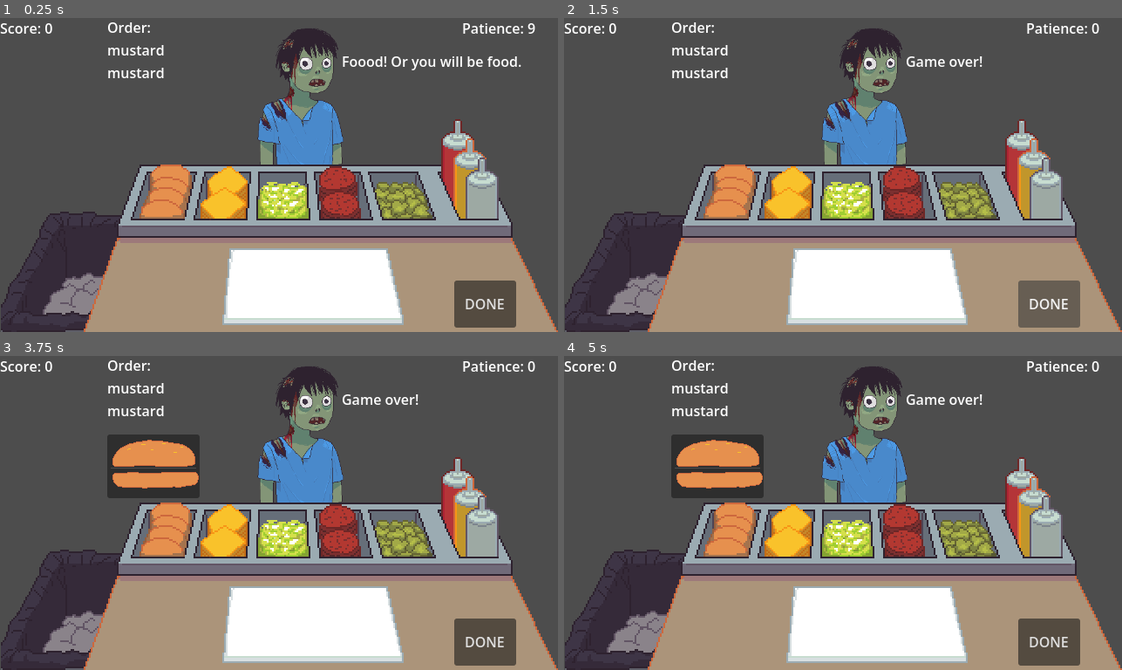
Above: before the commit, frames 1-4 (two rows, left to right).
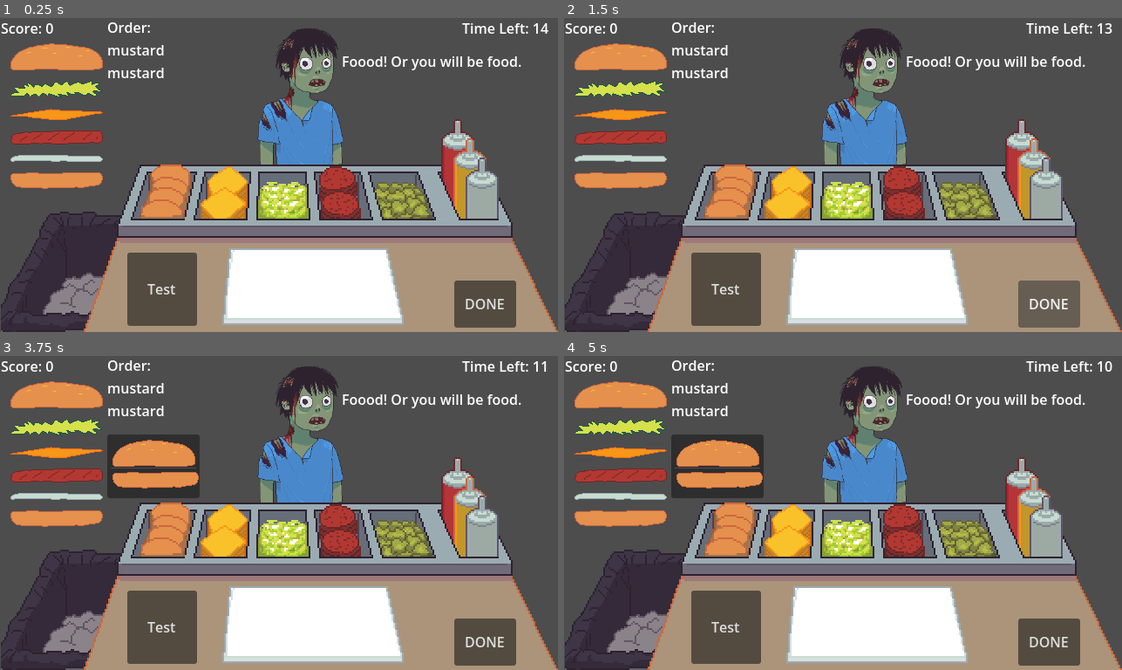
Above: after the commit, the same moments.

Repository: sanghunjlee/gameoff-2026
Game: Godot game, scene res://game/scenes/main.tscn
The game is run twice, just before and just after one commit, with the same random seed, the same clock (stepped at 60 frames per second) and the same inputs.
Inputs (mouse positions are in pixels of both pictures, inside the frame that each line leads up to):
- Up to frame 1 (0.25 s): no input
- Up to frame 2 (1.5 s): click (725, 288) at 0.5 s, where only the run after the commit has a clickable "Test"; click "DONE" at 1.25 s
- Up to frame 3 (3.75 s): click "DONE" at 2 s; click (66, 610) at 2.75 s; click (167, 528) at 3.5 s
- Up to frame 4 (5 s): click (787, 531) at 4.25 s

The runs differ from the first frame. In frame 1, 7.1% of the frame differs, in the area x 0-99%, y 1-99%; in frame 2, 7.7%; in frame 3, 7.6%; in frame 4, 7.7%.

Commit message:
Started Order List and Assembly
+ changed patience from process to a timer node instead
+ added an order list for ingredients (may need to add an ingredient resource for better management)
+ added not yet functioning burger assembly

Diff:
--- /dev/null
+++ b/burger_assembly.gd
@@ -0,0 +1,72 @@
+extends Control
+
+signal assemble_item(item)
+
+enum ItemType {
+    TOP_BUN,
+    BOTTOM_BUN,
+    CHEESE,
+    LETTUCE,
+    PATTY,
+    PICKLE,
+    KETCHUP,
+    MUSTARD,
+    MAYO,
+}
+
+@onready var top_bun: TextureRect = $TopBun
+@onready var bottom_bun: TextureRect = $BottomBun
+@onready var cheese: TextureRect = $Cheese
+@onready var lettuce: TextureRect = $Lettuce
+@onready var patty: TextureRect = $Patty
+@onready var pickle: TextureRect = $Pickle
+@onready var ketchup: TextureRect = $Ketchup
+@onready var mustard: TextureRect = $Mustard
+@onready var mayo: TextureRect = $Mayo
+
+# Called when the node enters the scene tree for the first time.
+func _ready() -> void:
+    hide_all_items()
+    # Global.current_item = 0
+    # show_ingredient(Global.current_item)
+
+
+# Called every frame. 'delta' is the elapsed time since the previous frame.
+func _process(delta: float) -> void:
+    pass
+
+func hide_all_items() -> void:
+    top_bun.visible = false
+    bottom_bun.visible = false
+    cheese.visible = false
+    lettuce.visible = false
+    patty.visible = false
+    pickle.visible = false
+    ketchup.visible = false
+    mustard.visible = false
+    mayo.visible = false
+
+func show_ingredient(current_item: int) -> void:
+    hide_all_items()
+    # print(ItemType.TOP_BUN)
+    match current_item:
+        ItemType.TOP_BUN:
+            top_bun.visible = true
+        ItemType.BOTTOM_BUN:
+            bottom_bun.visible = true
+        ItemType.CHEESE:
+            cheese.visible = true
+        ItemType.LETTUCE:
+            lettuce.visible = true
+        ItemType.PATTY:
+            patty.visible = true
+        ItemType.PICKLE:
+            pickle.visible = true
+        ItemType.KETCHUP:
+            ketchup.visible = true
+        ItemType.MUSTARD:
+            mustard.visible = true
+        ItemType.MAYO:
+            mayo.visible = true
+        _:
+            pass
--- /dev/null
+++ b/game/scenes/burger_assembly.tscn
@@ -0,0 +1,82 @@
+[gd_scene format=3 uid="uid://sdb0wmbu0k0e"]
+
+[ext_resource type="Script" uid="uid://du0gjwpfjyrq2" path="res://burger_assembly.gd" id="1_xpgea"]
+[ext_resource type="Texture2D" uid="uid://b2boifoghqgvd" path="res://game/assets/burger-ingredients/bun-bottom.png" id="2_rsoul"]
+[ext_resource type="Texture2D" uid="uid://bkm48n27cv08m" path="res://game/assets/burger-ingredients/patty.png" id="3_62dhn"]
+[ext_resource type="Texture2D" uid="uid://cxrin858subr6" path="res://game/assets/burger-ingredients/cheese.png" id="4_xte6h"]
+[ext_resource type="Texture2D" uid="uid://fqi7mxb3jrpq" path="res://game/assets/burger-ingredients/lettuce.png" id="5_neo0w"]
+[ext_resource type="Texture2D" uid="uid://b3yvarfa1hahm" path="res://game/assets/burger-ingredients/pickles.png" id="6_qua2t"]
+[ext_resource type="Texture2D" uid="uid://dwj2xpsdy5jit" path="res://game/assets/burger-ingredients/mayo.png" id="7_gjs03"]
+[ext_resource type="Texture2D" uid="uid://c4swlvf4qyloo" path="res://game/assets/burger-ingredients/mustard.png" id="8_3sq87"]
+[ext_resource type="Texture2D" uid="uid://ddt38edjhtngf" path="res://game/assets/burger-ingredients/ketchup.png" id="9_xgv4a"]
+[ext_resource type="Texture2D" uid="uid://b826rrml6l0ua" path="res://game/assets/burger-ingredients/bun-top.png" id="10_d5hx0"]
+
+[node name="BurgerAssembly" type="Control" unique_id=1178385274]
+layout_mode = 3
+anchors_preset = 15
+anchor_right = 1.0
+anchor_bottom = 1.0
+grow_horizontal = 2
+grow_vertical = 2
+script = ExtResource("1_xpgea")
+
+[node name="BottomBun" type="TextureRect" parent="." unique_id=1260052170]
+layout_mode = 0
+offset_right = 44.0
+offset_bottom = 32.0
+texture = ExtResource("2_rsoul")
+stretch_mode = 2
+
+[node name="Patty" type="TextureRect" parent="." unique_id=1307660833]
+layout_mode = 0
+offset_right = 44.0
+offset_bottom = 30.0
+texture = ExtResource("3_62dhn")
+stretch_mode = 2
+
+[node name="Cheese" type="TextureRect" parent="." unique_id=238152758]
+layout_mode = 0
+offset_right = 45.0
+offset_bottom = 33.0
+texture = ExtResource("4_xte6h")
+stretch_mode = 2
+
+[node name="Lettuce" type="TextureRect" parent="." unique_id=287774357]
+layout_mode = 0
+offset_right = 45.0
+offset_bottom = 28.0
+texture = ExtResource("5_neo0w")
+stretch_mode = 2
+
+[node name="Pickle" type="TextureRect" parent="." unique_id=1149089777]
+layout_mode = 0
+offset_left = 7.0
+offset_top = 4.0
+offset_right = 37.0
+offset_bottom = 24.0
+texture = ExtResource("6_qua2t")
+stretch_mode = 2
+
+[node name="Mayo" type="TextureRect" parent="." unique_id=1532373492]
+layout_mode = 0
+offset_right = 45.0
+offset_bottom = 25.0
+texture = ExtResource("7_gjs03")
+
+[node name="Mustard" type="TextureRect" parent="." unique_id=1201815876]
+layout_mode = 0
+offset_right = 45.0
+offset_bottom = 27.0
+texture = ExtResource("8_3sq87")
+
+[node name="Ketchup" type="TextureRect" parent="." unique_id=582747609]
+layout_mode = 0
+offset_right = 45.0
+offset_bottom = 27.0
+texture = ExtResource("9_xgv4a")
+
+[node name="TopBun" type="TextureRect" parent="." unique_id=1525819403]
+layout_mode = 0
+offset_right = 44.0
+offset_bottom = 28.0
+texture = ExtResource("10_d5hx0")
--- a/game/scenes/main.gd
+++ b/game/scenes/main.gd
@@ -17,12 +17,14 @@
 @onready var order_label: Label = %OrderLabel
 @onready var score_label: Label = %ScoreLabel
 @onready var patience_label: Label = %PatienceLabel
+@onready var patience_timer: Timer = %PatienceTimer
 
 # Called when the node enters the scene tree for the first time.
 func _ready() -> void:
     pick_up_item.connect(_on_pick_up_item)
     new_customer.connect(_on_new_customer)
     order_completed.connect(_on_order_completed)
+    patience_timer.timeout.connect(_on_patience_timer_run_out)
 
     buns_list.visible = false
     condiments_list.visible = false
@@ -34,12 +36,10 @@
 # Called every frame. 'delta' is the elapsed time since the previous frame.
 func _process(delta: float) -> void:
     score_label.text = "Score: %d" % Global.score
+    patience_label.text = "Time Left: %.1d" %patience_timer.time_left
 
-    if Global.patience >= 0:
-        Global.decrease_patience(1)
-        patience_label.text = "Patience: %d" % (Global.patience / 100)
-    else:
-        zombie_dialogue.text = "Game over!"
+
+# Functions to handle game events such as item pickup and new customers
 
 # Called when an item is picked up
 func _on_pick_up_item(item: String) -> void:
@@ -52,6 +52,8 @@
     current_order = generate_order()
     show_order()
     Global.reset_patience()
+    reset_patience_timer()
+    patience_timer.start()
 
 # Functions to handle burger assembly
 
@@ -88,16 +90,6 @@
     var points: int = order.size() * 10
     Global.add_score(points)
     new_customer.emit()
-
-# Placeholder for generating a new order
-# Ideally, this would be automatically generated when a new customer arrives and not via clicking a button
-func _on_generate_order_button_pressed() -> void:
-    #zombie.visible = true
-    #zombie_dialogue.visible = true
-    #zombie_dialogue.text = "Foood! Or you will be food."
-    #current_order = generate_order()
-    #show_order()
-    Global.decrease_patience(10)
 
 # Helper function to generate a random order for the customer
 func generate_order() -> Array:
@@ -154,3 +146,17 @@
 
 
 # Functions to handle patience and score updates
+
+# Reset patience timer to global patience value, may decrease as game progress
+func reset_patience_timer() -> void:
+    patience_timer.set_wait_time(Global.patience)
+    print("Timer reseted successfully. Time set to: ", patience_timer.get_wait_time())
+
+func _on_patience_timer_run_out() -> void:
+    patience_timer.stop()
+    zombie_dialogue.text = "Game over!"
+
+# Placeholder button for testing certain codes before implementing "Test" button
+func _on_generate_order_button_pressed() -> void:
+    print("Current Time Left: ", patience_timer.get_time_left())
+    # new_customer.emit()
--- a/game/scenes/main.tscn
+++ b/game/scenes/main.tscn
@@ -17,12 +17,15 @@
 [ext_resource type="Texture2D" uid="uid://8xdt2dlr8eam" path="res://game/assets/burger-drawings/ketchup.png" id="12_r75lq"]
 [ext_resource type="Texture2D" uid="uid://ce1x4ewocd3j3" path="res://game/assets/burger-drawings/mustard.png" id="13_cxktm"]
 [ext_resource type="Texture2D" uid="uid://dqs5uqlgxbaj" path="res://game/assets/burger-drawings/maayo.png" id="14_aju45"]
+[ext_resource type="PackedScene" uid="uid://mljpvx1bcnrn" path="res://game/scenes/order.tscn" id="18_q1x0e"]
+[ext_resource type="PackedScene" uid="uid://sdb0wmbu0k0e" path="res://game/scenes/burger_assembly.tscn" id="19_8g3t5"]
 
 [node name="Main" type="Control" unique_id=1877319954]
 layout_mode = 3
-anchors_preset = 15
-anchor_right = 1.0
-anchor_bottom = 1.0
+anchors_preset = 0
+offset_top = 63.0
+offset_right = 100.0
+offset_bottom = 63.0
 grow_horizontal = 2
 grow_vertical = 2
 script = ExtResource("1_gp8w2")
@@ -30,9 +33,9 @@
 [node name="MarginContainer" type="MarginContainer" parent="." unique_id=74556532]
 layout_mode = 0
 offset_left = 273.0
-offset_top = -1.0
+offset_top = -64.0
 offset_right = 426.0
-offset_bottom = 203.0
+offset_bottom = 140.0
 
 [node name="Zombie" type="TextureRect" parent="MarginContainer" unique_id=591014906]
 unique_name_in_owner = true
@@ -71,9 +74,9 @@
 [node name="TrashContainer" type="MarginContainer" parent="." unique_id=58796317]
 layout_mode = 0
 offset_left = -3.0
-offset_top = 218.0
+offset_top = 155.0
 offset_right = 153.0
-offset_bottom = 364.0
+offset_bottom = 301.0
 
 [node name="TrashButton" type="Button" parent="TrashContainer" unique_id=1367371791]
 layout_mode = 2
@@ -83,9 +86,9 @@
 [node name="AssemblyStationContainer" type="MarginContainer" parent="." unique_id=2100624299]
 layout_mode = 0
 offset_left = 96.0
-offset_top = 168.0
+offset_top = 105.0
 offset_right = 640.0
-offset_bottom = 360.0
+offset_bottom = 297.0
 
 [node name="TextureRect" type="TextureRect" parent="AssemblyStationContainer" unique_id=1319677977]
 layout_mode = 2
@@ -187,44 +190,62 @@
 [node name="WrapButton" type="Button" parent="." unique_id=1692138468]
 layout_mode = 0
 offset_left = 251.0
-offset_top = 260.0
+offset_top = 197.0
 offset_right = 467.0
-offset_bottom = 356.0
+offset_bottom = 293.0
 icon = ExtResource("12_6mtf4")
 flat = true
 
 [node name="DoneButton" type="Button" parent="." unique_id=1106651253]
 layout_mode = 0
 offset_left = 521.0
-offset_top = 301.0
+offset_top = 238.0
 offset_right = 592.0
-offset_bottom = 355.0
+offset_bottom = 292.0
 text = "DONE"
 
 [node name="GenerateOrderButton" type="Button" parent="." unique_id=1911785388]
-visible = false
-layout_mode = 0
-offset_left = 37.0
-offset_top = 115.0
-offset_right = 117.0
-offset_bottom = 199.0
-text = "Generate
-Order"
+layout_mode = 0
+offset_left = 146.0
+offset_top = 206.0
+offset_right = 226.0
+offset_bottom = 290.0
+text = "Test"
 
 [node name="ScoreLabel" type="Label" parent="." unique_id=231850687]
 unique_name_in_owner = true
 layout_mode = 0
-offset_right = 40.0
-offset_bottom = 23.0
+offset_left = 1.0
+offset_top = -63.0
+offset_right = 49.0
+offset_bottom = -40.0
 text = "Score:"
 
 [node name="PatienceLabel" type="Label" parent="." unique_id=1102615332]
 unique_name_in_owner = true
 layout_mode = 0
 offset_left = 530.0
+offset_top = -63.0
 offset_right = 601.0
-offset_bottom = 23.0
+offset_bottom = -40.0
 text = "Patience:"
+
+[node name="Order" parent="." unique_id=788535762 instance=ExtResource("18_q1x0e")]
+layout_mode = 0
+offset_left = 12.0
+offset_top = -34.0
+offset_right = 118.0
+offset_bottom = 133.0
+
+[node name="BurgerAssembly" parent="." unique_id=1178385274 instance=ExtResource("19_8g3t5")]
+layout_mode = 1
+offset_left = 305.0
+offset_top = 225.0
+offset_right = 305.0
+offset_bottom = 225.0
+
+[node name="PatienceTimer" type="Timer" parent="." unique_id=1125396419]
+unique_name_in_owner = true
 
 [connection signal="pressed" from="TrashContainer/TrashButton" to="." method="_on_trash_button_pressed"]
 [connection signal="pressed" from="AssemblyStationContainer/TextureRect/BunsButton" to="." method="_on_buns_button_pressed"]
--- /dev/null
+++ b/game/scenes/order.gd
@@ -0,0 +1,12 @@
+extends VBoxContainer
+
+
+
+# Called when the node enters the scene tree for the first time.
+func _ready() -> void:
+    pass # Replace with function body.
+
+
+# Called every frame. 'delta' is the elapsed time since the previous frame.
+func _process(delta: float) -> void:
+    pass
--- /dev/null
+++ b/game/scenes/order.tscn
@@ -0,0 +1,44 @@
+[gd_scene format=3 uid="uid://mljpvx1bcnrn"]
+
+[ext_resource type="Script" uid="uid://gnbfkg1qab5e" path="res://game/scenes/order.gd" id="1_fipyv"]
+[ext_resource type="Texture2D" uid="uid://568fdjk4ulla" path="res://game/assets/burger-drawings/bun-top.png" id="1_ql37t"]
+[ext_resource type="Texture2D" uid="uid://cqo2a10xwmmd2" path="res://game/assets/burger-drawings/lettuce (2).png" id="2_rqm7t"]
+[ext_resource type="Texture2D" uid="uid://fgbljk1xvkm3" path="res://game/assets/burger-drawings/patty.png" id="2_vpeg6"]
+[ext_resource type="Texture2D" uid="uid://dtl347u0sernv" path="res://game/assets/burger-drawings/chhees.png" id="3_fipyv"]
+[ext_resource type="Texture2D" uid="uid://dqs5uqlgxbaj" path="res://game/assets/burger-drawings/maayo.png" id="5_ro6vj"]
+[ext_resource type="Texture2D" uid="uid://d02ss46fvbo0j" path="res://game/assets/burger-drawings/bun-bottom.png" id="6_3mg4t"]
+
+[node name="Order" type="VBoxContainer" unique_id=788535762]
+offset_left = 27.0
+offset_top = 20.0
+offset_right = 133.0
+offset_bottom = 187.0
+script = ExtResource("1_fipyv")
+
+[node name="OrderContainer" type="VSplitContainer" parent="." unique_id=860152507]
+layout_mode = 2
+split_offsets = PackedInt32Array(0, 0, 0, 0, 0)
+
+[node name="Ingredient1" type="TextureRect" parent="OrderContainer" unique_id=1033054712]
+layout_mode = 2
+texture = ExtResource("1_ql37t")
+
+[node name="Ingredient2" type="TextureRect" parent="OrderContainer" unique_id=483400754]
+layout_mode = 2
+texture = ExtResource("2_rqm7t")
+
+[node name="Ingredient3" type="TextureRect" parent="OrderContainer" unique_id=846678921]
+layout_mode = 2
+texture = ExtResource("3_fipyv")
+
+[node name="Ingredient4" type="TextureRect" parent="OrderContainer" unique_id=728318641]
+layout_mode = 2
+texture = ExtResource("2_vpeg6")
+
+[node name="Ingredient5" type="TextureRect" parent="OrderContainer" unique_id=226597642]
+layout_mode = 2
+texture = ExtResource("5_ro6vj")
+
+[node name="Ingredient6" type="TextureRect" parent="OrderContainer" unique_id=1310954616]
+layout_mode = 2
+texture = ExtResource("6_3mg4t")
--- a/game/scripts/global.gd
+++ b/game/scripts/global.gd
@@ -1,13 +1,15 @@
 extends Node
 
-var default_patience: int = 1000
+var default_patience: int = 15.0
 
 var score: int = 0
-var patience: int = 0
+var patience: float = 0.0
+
+var current_item: int = -1 #starts off as none of the possible ingredient items
 
 # Called when the node enters the scene tree for the first time.
 func _ready() -> void:
-    pass # Replace with function body.
+    reset_game()
 
 
 # Called every frame. 'delta' is the elapsed time since the previous frame.
@@ -19,7 +21,7 @@
     score += points
     print("Score updated. Current score: %d" % score)
 
-func decrease_patience(amount: int) -> void:
+func decrease_patience(amount: float) -> void:
     patience -= amount
     # print("Patience decreased. Current patience: %d" % patience)
 
Not shown, added: burger_assembly.gd.uid
Not shown, added: game/scenes/order.gd.uid
